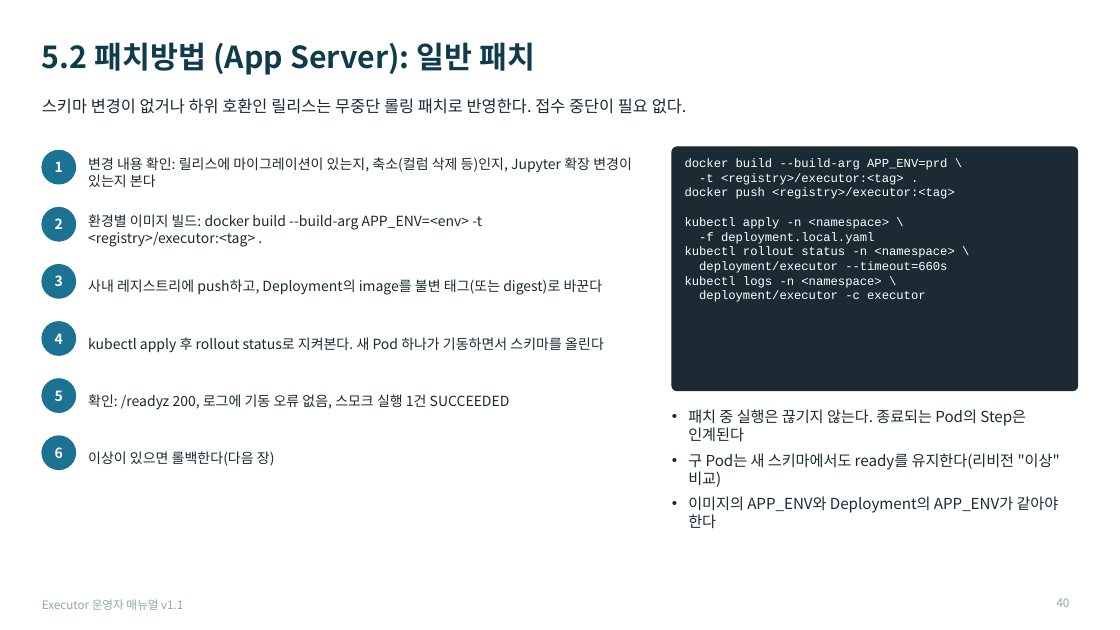
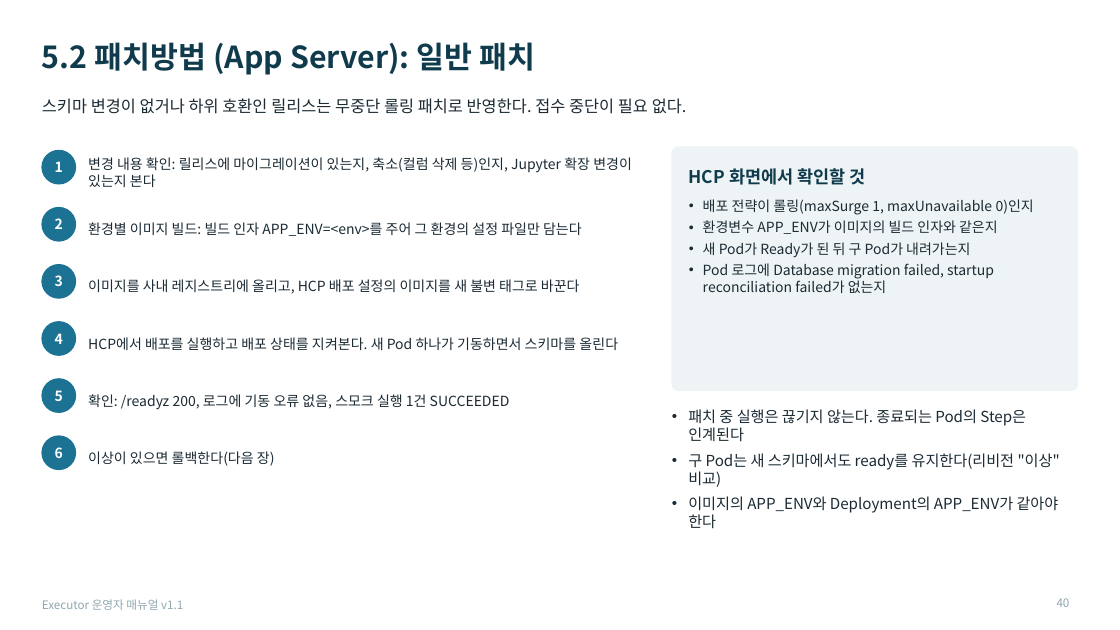
Before and after one commit to KimHwaJin/executor, a slide deck: slide 40 of docs/deliverables/08-운영자-매뉴얼.pptx. Drawn at 1120x630 pixels with LibreOffice and Linux fonts; fonts in the diff are those of the drawing. Boxes give left, top, right and bottom in pixels: in the first picture for what was removed or moved away, otherwise in the second. Text is boxed around its words. In the diff, an @@ line names an element or a change of style, - is before the commit and + after.

```diff
--- a/docs/deliverables/08-운영자-매뉴얼.pptx
+++ b/docs/deliverables/08-운영자-매뉴얼.pptx
@@ rounded rectangle at (672,147,1078,391): fill #1B2A33 to #EEF4F5; outline #1B2A33 1 pt to #EEF4F5 1 pt; proportions changed @@
@@ text at (689,168,866,185): text changed; size 10.5 to 15 pt; font Courier New to Noto Sans CJK KR; text colour #FFFFFF to #0F3B4C; bold on @@
-docker build --build-arg APP_ENV=prd \
--t <registry>/executor:<tag> .
-docker push <registry>/executor:<tag>
-kubectl apply -n <namespace> \
--f deployment.local.yaml
-kubectl rollout status -n <namespace> \
-deployment/executor --timeout=660s
-kubectl logs -n <namespace> \
-deployment/executor -c executor
+HCP 화면에서 확인할 것
@@ text "HCP 화면에서 확인할 것" at (689,168,866,185): vertical alignment top to middle @@
@@ text added at (703,199,1034,293), 12 pt, text #1B2A33 @@
+• 배포 전략이 롤링(maxSurge 1, maxUnavailable 0)인지
+• 환경변수 APP_ENV가 이미지의 빌드 인자와 같은지
+• 새 Pod가 Ready가 된 뒤 구 Pod가 내려가는지
+• Pod 로그에 Database migration failed, startup reconciliation failed가 없는지
@@ text at (88,222,582,236): text changed @@
-환경별 이미지 빌드: docker build --build-arg APP_ENV=<env> -t <registry>/executor:<tag> .
+환경별 이미지 빌드: 빌드 인자 APP_ENV=<env>를 주어 그 환경의 설정 파일만 담는다
@@ text at (88,279,580,294): text changed @@
-사내 레지스트리에 push하고, Deployment의 image를 불변 태그(또는 digest)로 바꾼다
+이미지를 사내 레지스트리에 올리고, HCP 배포 설정의 이미지를 새 불변 태그로 바꾼다
@@ text at (88,337,618,350): text changed @@
-kubectl apply 후 rollout status로 지켜본다. 새 Pod 하나가 기동하면서 스키마를 올린다
+HCP에서 배포를 실행하고 배포 상태를 지켜본다. 새 Pod 하나가 기동하면서 스키마를 올린다
```
Also in this commit, not shown: 11 other slides changed, 3 other files.
